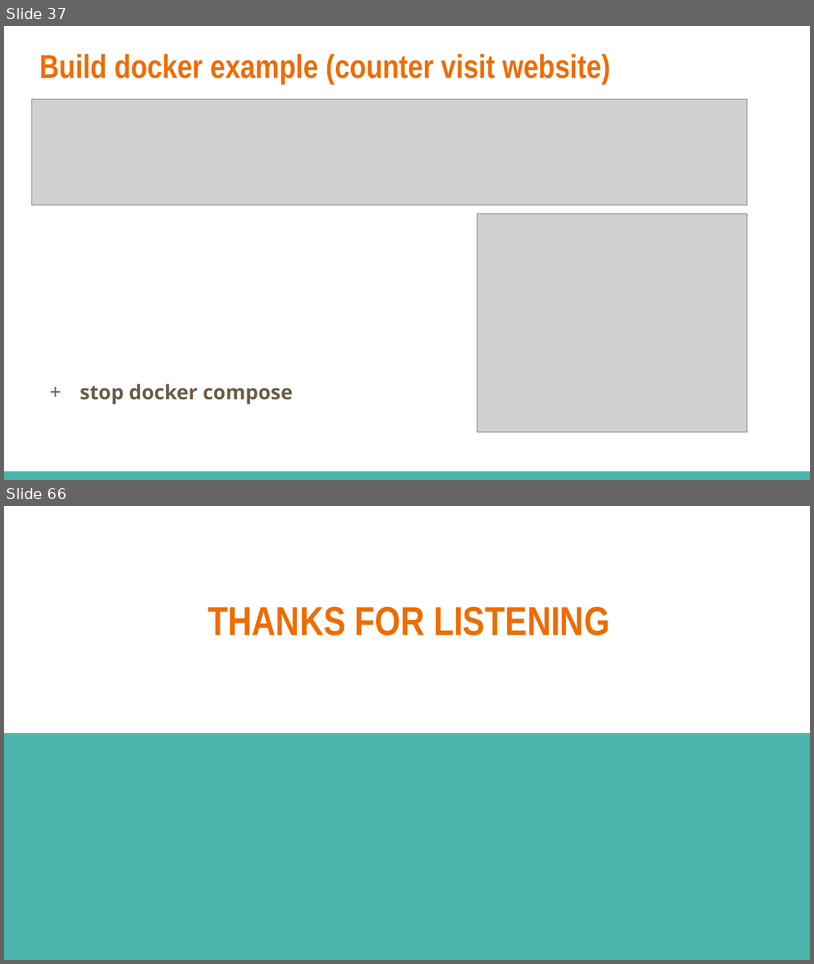
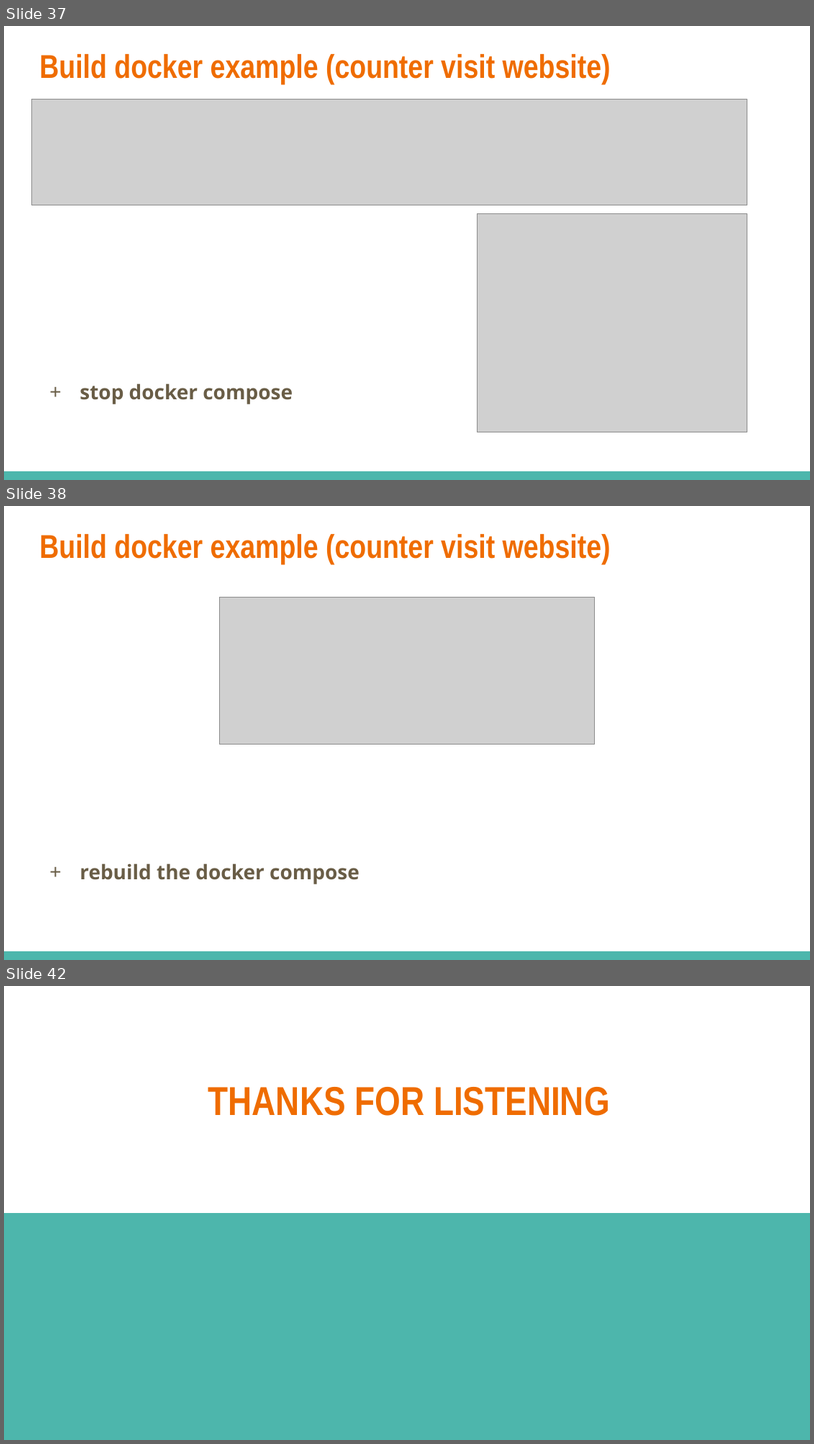
Before and after one commit to dinhhung09138/Learning-Example, a slide deck: Docker - 03 - Build a Custom Images Through Docker.pptx. Shown one above the other, each under a label of ours: slides 37 and 66 before the commit, slides 37, 38 and 42 after it; the slides between them are not shown. The pictures are 814x964 and 814x1444 pixels, drawn with LibreOffice and Linux fonts; fonts in the diff are those of the drawing; grey boxes stand for pictures. Boxes give left, top, right and bottom in pixels: in the first picture for what was removed or moved away, otherwise in the second. Text is boxed around its words. In the diff, an @@ line names an element or a change of style, - is before the commit and + after.

Commit message:
Docker compose

```diff
--- a/Docker - 03 - Build a Custom Images Through Docker.pptx
+++ b/Docker - 03 - Build a Custom Images Through Docker.pptx
@@ slide 38 added at [4,506,810,960], background #FFFFFF; not listed: 1 template element that a slide beside it also shows @@
@@ title added at [39,534,611,564], 29.4 pt, text #EF6C00, bold @@
+Build docker example (counter visit website)
@@ picture added at [219,597,595,744] @@
@@ text added at [80,863,360,884], 18 pt, text #695D46, bold @@
++ rebuild the docker compose
@@ what was slide 66 is now slide 42 @@
```
Also in this commit, not shown: 2 slides changed, 1 other slide added, 26 slides removed, 2 other files.
